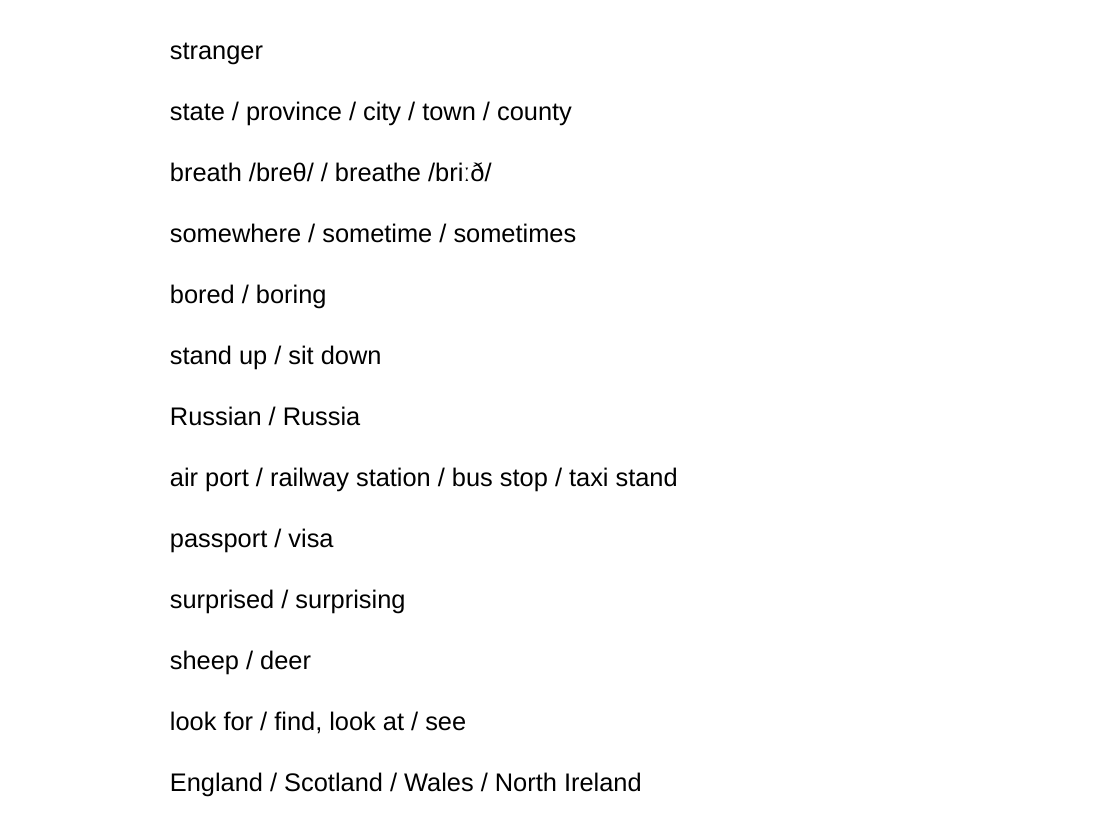
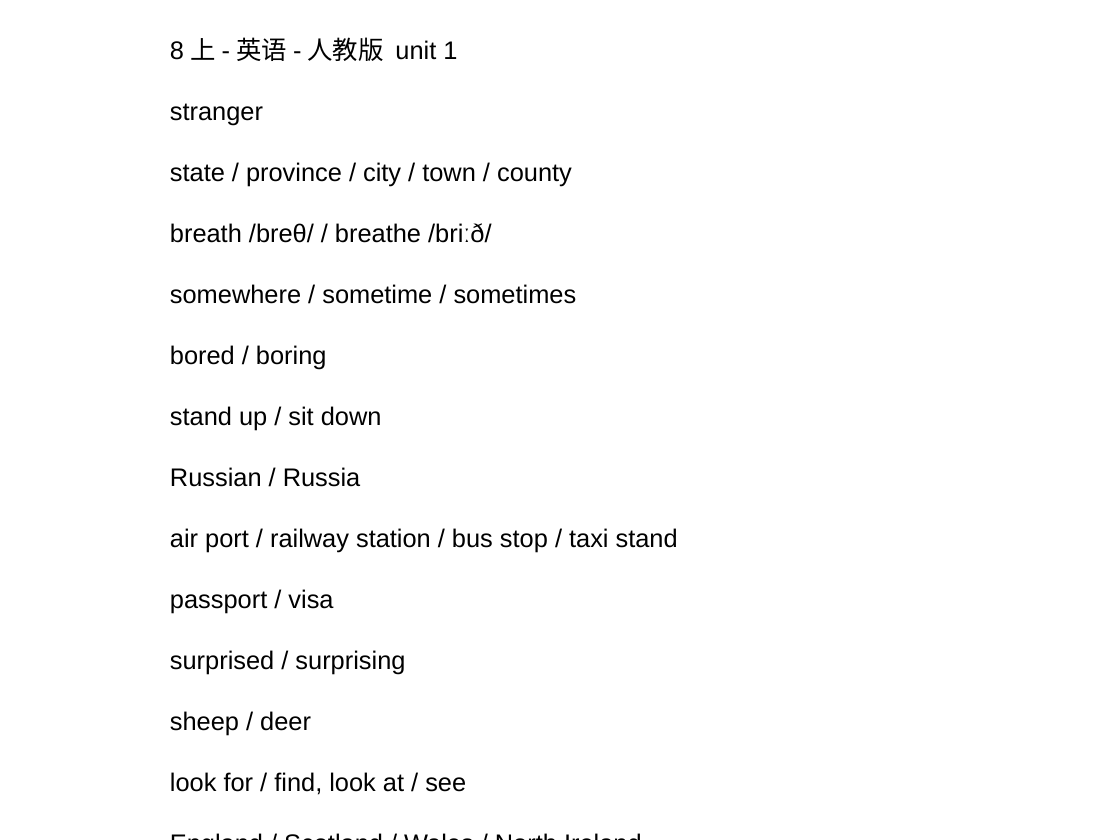
Before and after one commit to ericzhang/english-math, a slide deck: slide 1 of 2025-09-06/2025-09-06-words.odp. Drawn at 1120x840 pixels with LibreOffice and Linux fonts; fonts in the diff are those of the drawing. Boxes give left, top, right and bottom in pixels: in the first picture for what was removed or moved away, otherwise in the second. Text is boxed around its words. In the diff, an @@ line names an element or a change of style, - is before the commit and + after.

```diff
--- a/2025-09-06/2025-09-06-words.odp
+++ b/2025-09-06/2025-09-06-words.odp
@@ text at [236, 37, 457, 61]: paragraph added @@
+8上-英语-人教版 unit 1
```
Also in this commit, not shown: 7 other files.
